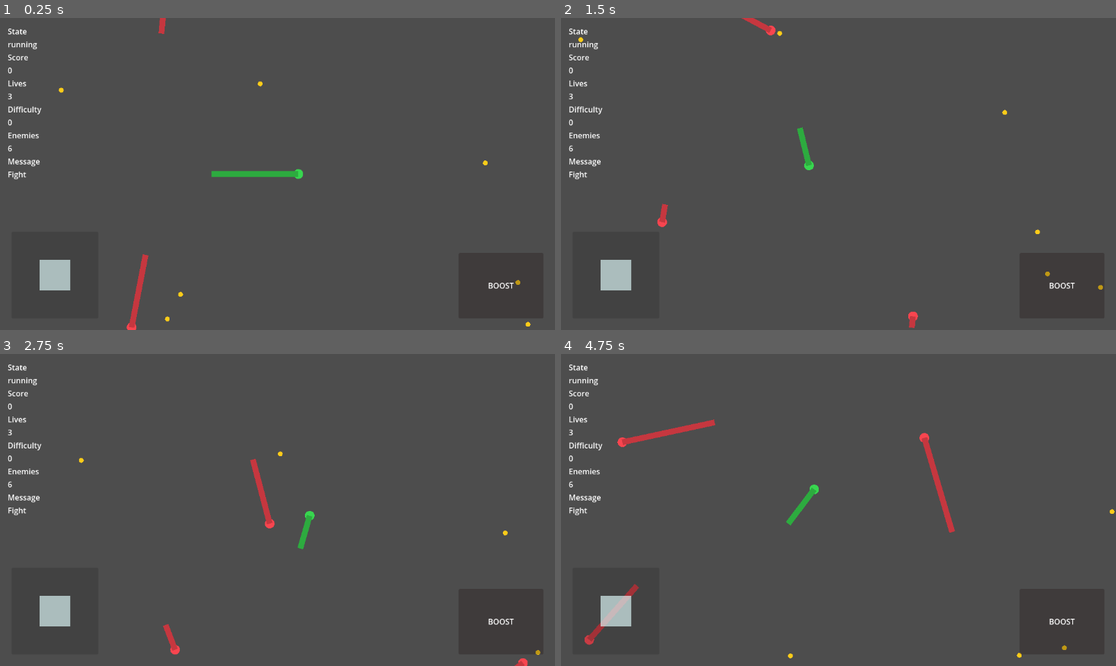
Above: before the commit, frames 1-4 (two rows, left to right).
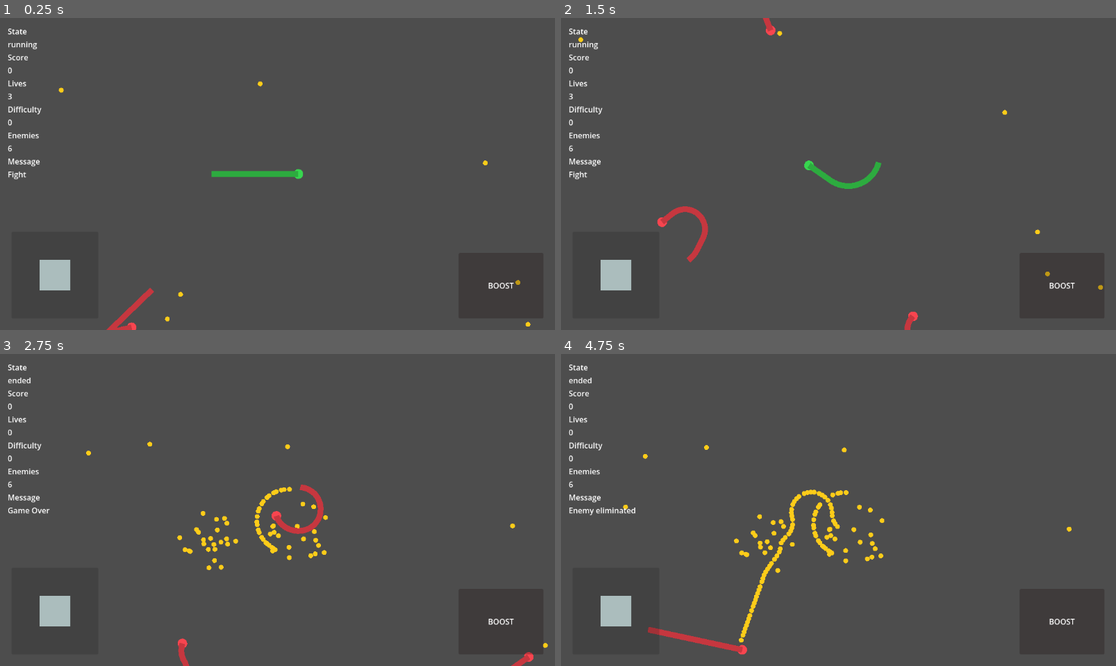
Above: after the commit, the same moments.

Repository: Jlu-waterbrother/snake_combat
Game: Godot game, scene res://scenes/main/main.tscn
Same seed, same stepped clock (60 frames per second), same inputs: the game is played once before the commit and once after it.
Inputs (mouse positions are in pixels of both pictures, inside the frame that each line leads up to):
- Up to frame 1 (0.25 s): no input
- Up to frame 2 (1.5 s): tap Enter at 0.5 s; move the mouse to (960, 158) at 0.52 s; hold D (turn_right) 0.53-1.25 s; hold Shift (boost) 0.53-1.25 s; click (960, 158) at 0.67 s; drag from (727, 189) to (755, 39) at 1.27 s
- Up to frame 3 (2.75 s): move the mouse to (333, 441) at 2.02 s; hold D (turn_right) from 2.03 s (still down); hold Shift (boost) from 2.03 s (still down)
- Up to frame 4 (4.75 s): release D (turn_right) at 2.75 s; release Shift (boost) at 2.75 s; drag from (810, 572) to (738, 647) at 2.77 s; move the mouse to (1005, 556) at 3.52 s; hold A (turn_left) 3.53-4.25 s; hold Shift (boost) 3.53-4.25 s; drag from (672, 463) to (649, 372) at 4.27 s

The runs differ from the first frame. In frame 1, 0.5% of the frame differs, in the area x 19-30%, y 0-100%; in frame 2, 1.0%; in frame 3, 2.0%; in frame 4, 3.0%, in the area x 1-100%, y 7-98%.

Commit message:
修复蛇的身体一直是一条直线的问题

Diff:
--- a/project.godot
+++ b/project.godot
@@ -1,13 +1,20 @@
 ; Engine configuration file.
-; It's best edited using the editor and not directly.
+; It's best edited using the editor UI and not directly,
+; since the parameters that go here are not all obvious.
+;
+; Format:
+;   [section] ; section goes between []
+;   param=value ; assign values to parameters
 
 config_version=5
 
 [application]
+
 config/name="Snake Combat"
 run/main_scene="res://scenes/main/main.tscn"
 config/features=PackedStringArray("4.6")
 config/icon="res://icon.svg"
 
 [autoload]
+
 GameState="*res://scripts/core/game_state.gd"
--- a/scripts/managers/food_manager.gd
+++ b/scripts/managers/food_manager.gd
@@ -33,7 +33,7 @@
 
 	var burst_radius: float = min(spawn_radius * 0.05, 120.0)
 	for _i: int in range(amount):
-		var offset: Vector2 = _random_point_in_radius(burst_radius)
+		var offset: Vector2 = Vector2.ZERO if amount == 1 else _random_point_in_radius(burst_radius)
 		_spawn_food_at_position(center_position + offset, 1)
 
 func get_nearest_food_position(origin: Vector2, max_distance: float) -> Vector2:
--- a/scripts/managers/snake_manager.gd
+++ b/scripts/managers/snake_manager.gd
@@ -113,6 +113,7 @@
 	var was_enemy: bool = _enemy_ids.has(snake_id)
 	var drop_position: Vector2 = Vector2.ZERO
 	var drop_amount: int = 0
+	var drop_points: PackedVector2Array = PackedVector2Array()
 	if _snake_nodes.has(snake_id):
 		var snake_node: Node2D = _snake_nodes[snake_id]
 		drop_position = snake_node.global_position
@@ -121,6 +122,10 @@
 			if body_length_value is float or body_length_value is int:
 				var growth_unit: float = max(growth_per_food, 1.0)
 				drop_amount = int(max(round(float(body_length_value) / growth_unit), 4.0))
+		if allow_mass_drop and snake_node.has_method("get_body_points"):
+			var drop_points_value: Variant = snake_node.call("get_body_points")
+			if drop_points_value is PackedVector2Array:
+				drop_points = drop_points_value
 
 		snake_node.queue_free()
 		_snake_nodes.erase(snake_id)
@@ -135,7 +140,7 @@
 		_enemy_retarget_cooldown.erase(snake_id)
 
 	if allow_mass_drop and drop_amount > 0:
-		snake_mass_dropped.emit(drop_position, drop_amount)
+		_emit_mass_drop(drop_points, drop_position, drop_amount)
 
 	snake_died.emit(snake_id, reason)
 
@@ -409,6 +414,31 @@
 			return float(value)
 	return 0.0
 
+func _emit_mass_drop(drop_points: PackedVector2Array, fallback_position: Vector2, total_amount: int) -> void:
+	if total_amount <= 0:
+		return
+	if drop_points.is_empty():
+		snake_mass_dropped.emit(fallback_position, total_amount)
+		return
+
+	var point_count: int = min(drop_points.size(), total_amount)
+	if point_count <= 0:
+		snake_mass_dropped.emit(fallback_position, total_amount)
+		return
+
+	var denominator: float = float(max(point_count - 1, 1))
+	var max_index: int = drop_points.size() - 1
+	var base_amount: int = int(total_amount / point_count)
+	var remainder: int = total_amount % point_count
+
+	for i: int in range(point_count):
+		var ratio: float = float(i) / denominator
+		var point_index: int = int(round(ratio * float(max_index)))
+		point_index = clampi(point_index, 0, max_index)
+		var amount: int = base_amount + (1 if i < remainder else 0)
+		if amount > 0:
+			snake_mass_dropped.emit(drop_points[point_index], amount)
+
 func _random_direction() -> Vector2:
 	var angle: float = _rng.randf_range(0.0, TAU)
 	return Vector2(cos(angle), sin(angle))
--- a/scripts/snake/player_snake.gd
+++ b/scripts/snake/player_snake.gd
@@ -44,7 +44,7 @@
 	_sync_head_collision()
 	_sync_body_style()
 
-	_trail_points = [global_position, global_position - _heading * body_length]
+	_trail_points = [global_position - _heading * body_length, global_position]
 	_sync_body_line()
 	queue_redraw()
 
@@ -112,6 +112,12 @@
 func get_body_length() -> float:
 	return body_length
 
+func get_body_points() -> PackedVector2Array:
+	var points: PackedVector2Array = PackedVector2Array()
+	for trail_point: Vector2 in _trail_points:
+		points.append(trail_point)
+	return points
+
 func get_heading() -> Vector2:
 	return _heading
 
@@ -152,10 +158,18 @@
 		return
 
 	var last_point: Vector2 = _trail_points[_trail_points.size() - 1]
-	if last_point.distance_to(world_point) >= _segment_spacing:
-		_trail_points.append(world_point)
-	else:
-		_trail_points[_trail_points.size() - 1] = world_point
+	var distance: float = last_point.distance_to(world_point)
+	if distance <= 0.001:
+		return
+
+	var direction: Vector2 = (world_point - last_point) / distance
+	var spacing: float = max(_segment_spacing, 1.0)
+	var traveled: float = spacing
+	while traveled < distance:
+		_trail_points.append(last_point + direction * traveled)
+		traveled += spacing
+
+	_trail_points.append(world_point)
 
 func _trim_trail_to_length(max_length: float) -> void:
 	if _trail_points.size() < 2:
